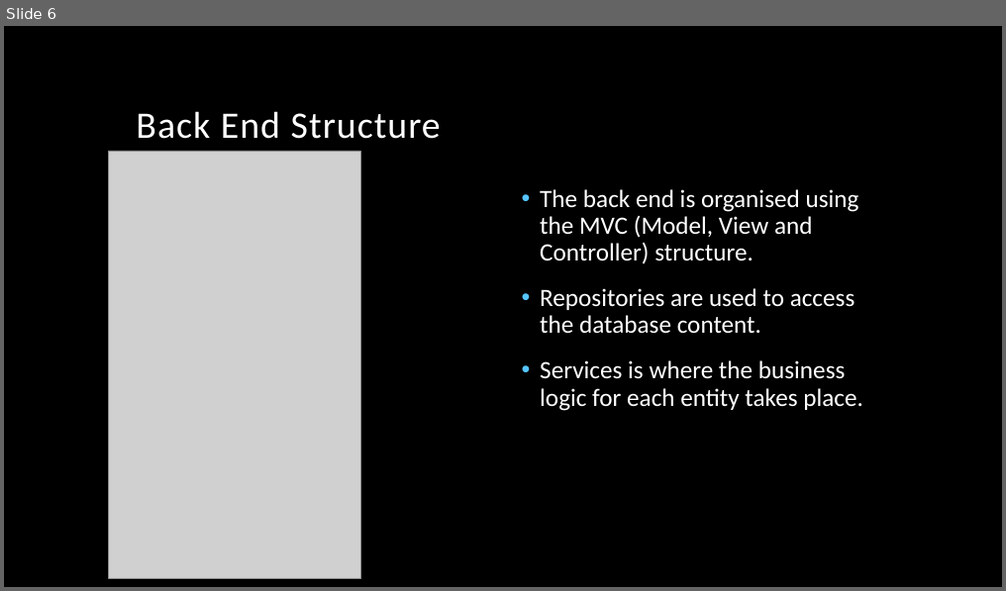
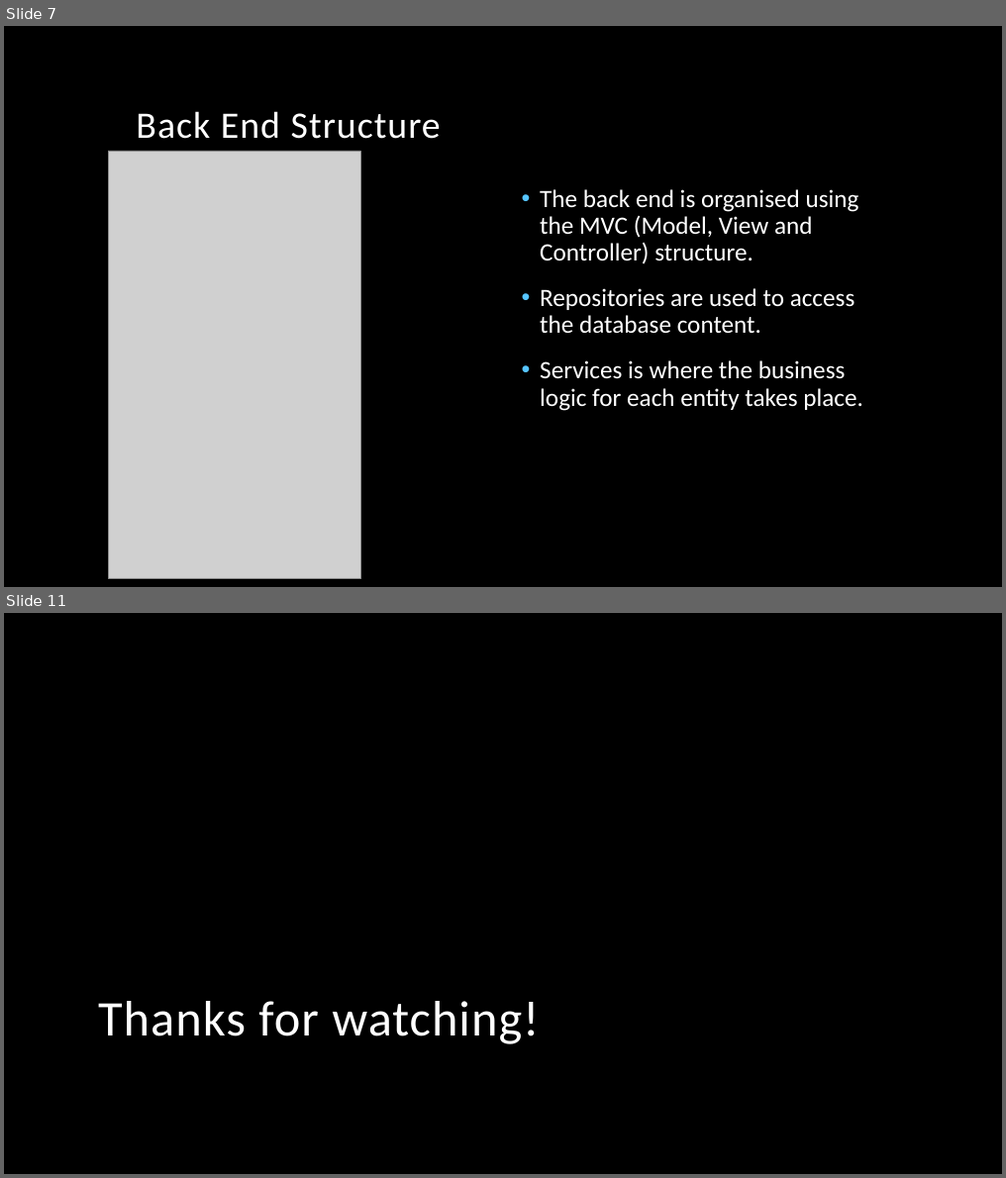
Before and after one commit to Nosente/OnlineShoppingProject, a slide deck: Online Shopping Project.pptx. Shown one above the other, each under a label of ours: slide 6 before the commit, slides 7 and 11 after it; the slides between them are not shown. The pictures are 1006x591 and 1006x1178 pixels, drawn with LibreOffice and Linux fonts; fonts in the diff are those of the drawing; grey boxes stand for pictures; background and template pictures are left out. Boxes give left, top, right and bottom in pixels: in the first picture for what was removed or moved away, otherwise in the second. Text is boxed around its words. In the diff, an @@ line names an element or a change of style, - is before the commit and + after.

```diff
--- a/Online Shopping Project.pptx
+++ b/Online Shopping Project.pptx
@@ slide 11 added at [4, 613, 1002, 1174], background picture (left out) @@
@@ title added at [98, 1001, 539, 1045], 48 pt, text #FFFFFF @@
+Thanks for watching!
@@ what was slide 6 is now slide 7 @@
```
Also in this commit, not shown: 4 slides changed, 4 other slides added, 5 slides removed.
